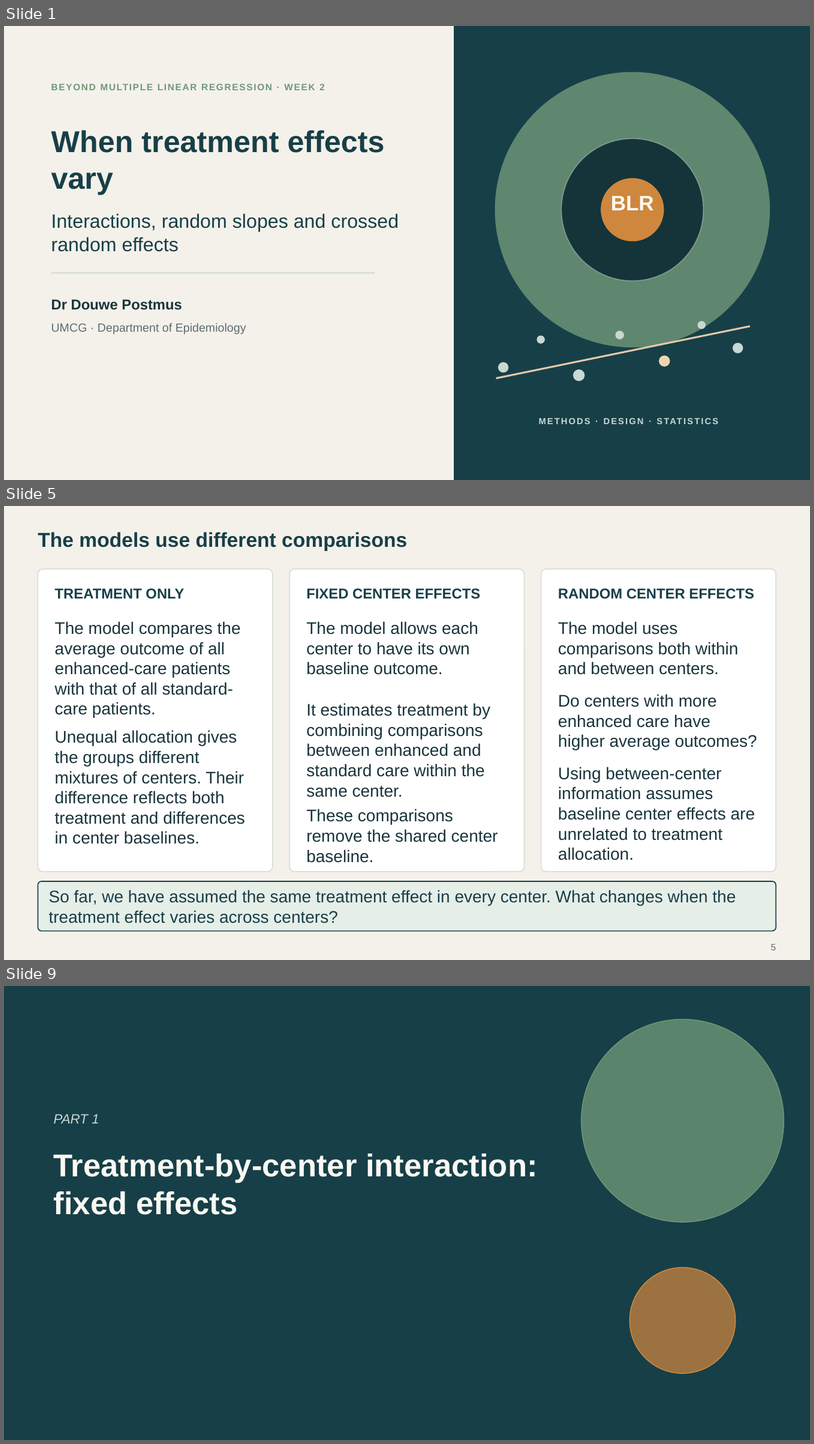
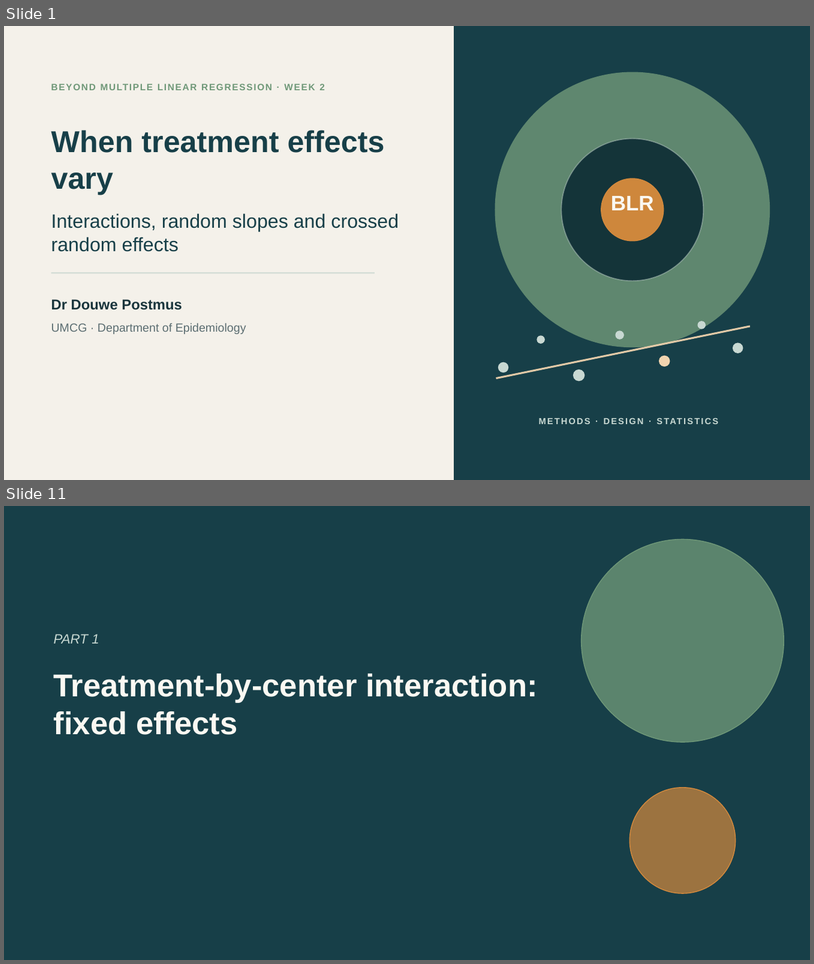
Before and after one commit to Postmus/BeyondMLR, a slide deck: lectures_2627/week2/Beyond_MLR_Week_2.pptx. Shown one above the other, each under a label of ours: slides 1, 5 and 9 before the commit, slides 1 and 11 after it; the slides between them are not shown. The pictures are 814x1444 and 814x964 pixels, drawn with LibreOffice and Linux fonts; fonts in the diff are those of the drawing. Boxes give left, top, right and bottom in pixels: in the first picture for what was removed or moved away, otherwise in the second. Text is boxed around its words. In the diff, an @@ line names an element or a change of style, - is before the commit and + after.

```diff
--- a/lectures_2627/week2/Beyond_MLR_Week_2.pptx
+++ b/lectures_2627/week2/Beyond_MLR_Week_2.pptx
@@ slide 5 removed at (4,506,810,960), background #F4F1EA @@
@@ text removed at (38,532,407,551) @@
-The models use different comparisons
@@ rounded rectangle removed at (38,569,273,871) @@
@@ rounded rectangle removed at (290,569,524,871) @@
@@ rounded rectangle removed at (542,569,777,871) @@
@@ text removed at (55,588,184,599) @@
-TREATMENT ONLY
@@ text removed at (306,588,481,599) @@
-FIXED CENTER EFFECTS
@@ text removed at (558,588,755,599) @@
-RANDOM CENTER EFFECTS
@@ text removed at (55,621,241,718) @@
-The model compares the average outcome of all enhanced-care patients with that of all standard-care patients.
@@ text removed at (306,621,479,675) @@
-The model allows each center to have its own baseline outcome.
@@ text removed at (558,621,739,675) @@
-The model uses comparisons both within and between centers.
@@ text removed at (306,703,491,797) @@
-It estimates treatment by combining comparisons between enhanced and standard care within the same center.
@@ text removed at (558,694,758,750) @@
-Do centers with more enhanced care have higher average outcomes?
@@ text removed at (55,730,245,844) @@
-Unequal allocation gives the groups different mixtures of centers. Their difference reflects both treatment and differences in center baselines.
@@ text removed at (558,766,755,840) @@
-Using between-center information assumes baseline center effects are unrelated to treatment allocation.
@@ text removed at (306,808,498,862) @@
-These comparisons remove the shared center baseline.
@@ rounded rectangle removed at (38,881,777,931) @@
@@ text removed at (49,889,736,923) @@
-So far, we have assumed the same treatment effect in every center. What changes when the treatment effect varies across centers?
@@ page number removed at (771,943,777,950) @@
-5
@@ what was slide 9 is now slide 11 @@
```
Also in this commit, not shown: 4 slides changed, 5 slides added, 2 other slides removed, 24 other files.
